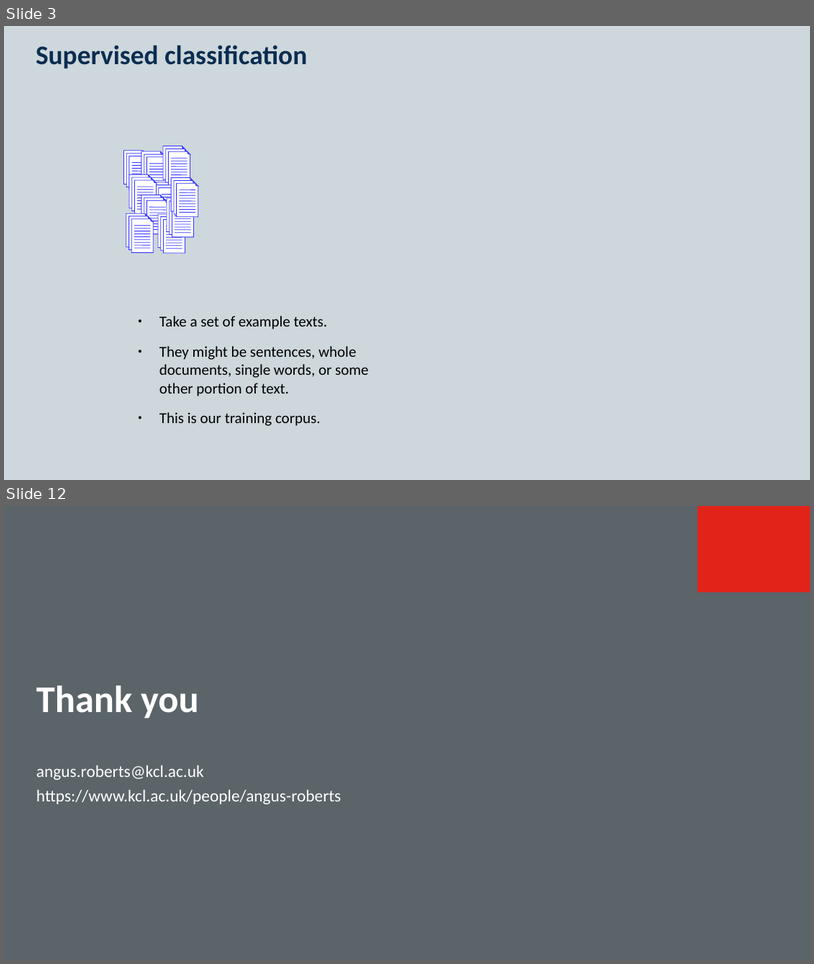
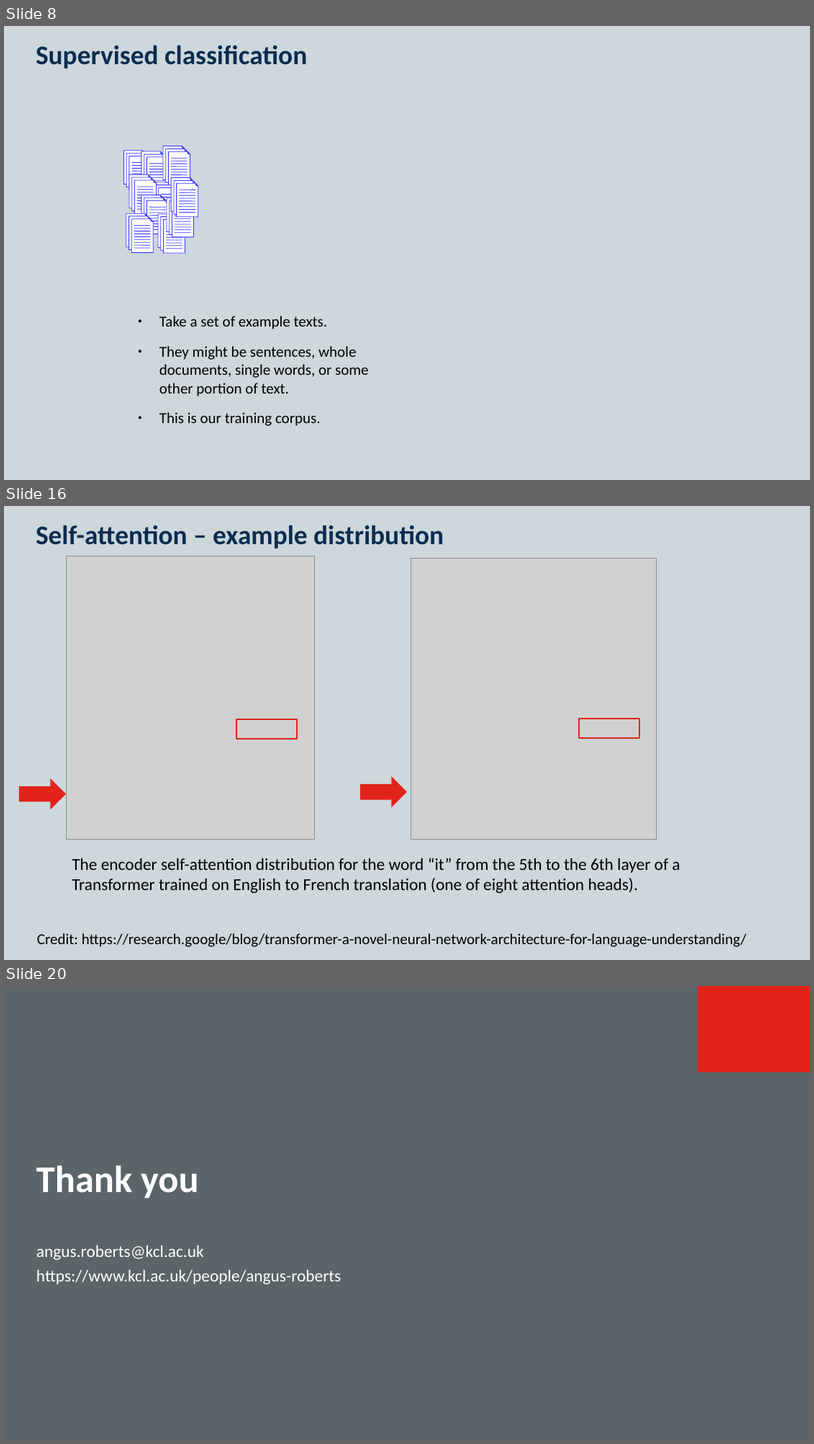
Before and after one commit to KCL-Health-NLP/nlp-half-day-workshop, a slide deck: presentations/classification.pptx. Shown one above the other, each under a label of ours: slides 3 and 12 before the commit, slides 8, 16 and 20 after it; the slides between them are not shown. The pictures are 814x964 and 814x1444 pixels, drawn with LibreOffice and Linux fonts; fonts in the diff are those of the drawing; grey boxes stand for pictures; background and template pictures are left out. Boxes give left, top, right and bottom in pixels: in the first picture for what was removed or moved away, otherwise in the second. Text is boxed around its words. In the diff, an @@ line names an element or a change of style, - is before the commit and + after.

```diff
--- a/presentations/classification.pptx
+++ b/presentations/classification.pptx
@@ slide 16 added at bbox=[4, 506, 810, 960], background #CDD7DC; not listed: 2 template elements that a slide beside it also shows @@
@@ title added at bbox=[36, 525, 444, 548], 32 pt, text #0A2D50, bold @@
+Self-attention – example distribution
@@ picture added at bbox=[66, 556, 315, 839] @@
@@ picture added at bbox=[412, 559, 656, 839] @@
@@ rectangle added at bbox=[237, 720, 298, 739], outline #E2231A 1.5 pt @@
@@ rectangle added at bbox=[579, 718, 640, 738], outline #E2231A 1.5 pt @@
@@ right arrow added at bbox=[19, 778, 66, 810], fill #E2231A @@
@@ right arrow added at bbox=[360, 777, 407, 808], fill #E2231A @@
@@ text added at bbox=[72, 857, 680, 893], 20 pt, text #000000 @@
+The encoder self-attention distribution for the word “it” from the 5th to the 6th layer of a Transformer trained on English to French translation (one of eight attention heads).
@@ text added at bbox=[37, 933, 747, 947], 18 pt, text #000000 @@
+Credit: https://research.google/blog/transformer-a-novel-neural-network-architecture-for-language-understanding/
@@ what was slide 3 is now slide 8 @@
@@ what was slide 12 is now slide 20 @@
```
Also in this commit, not shown: 1 slide changed, 7 other slides added, 3 other files.
